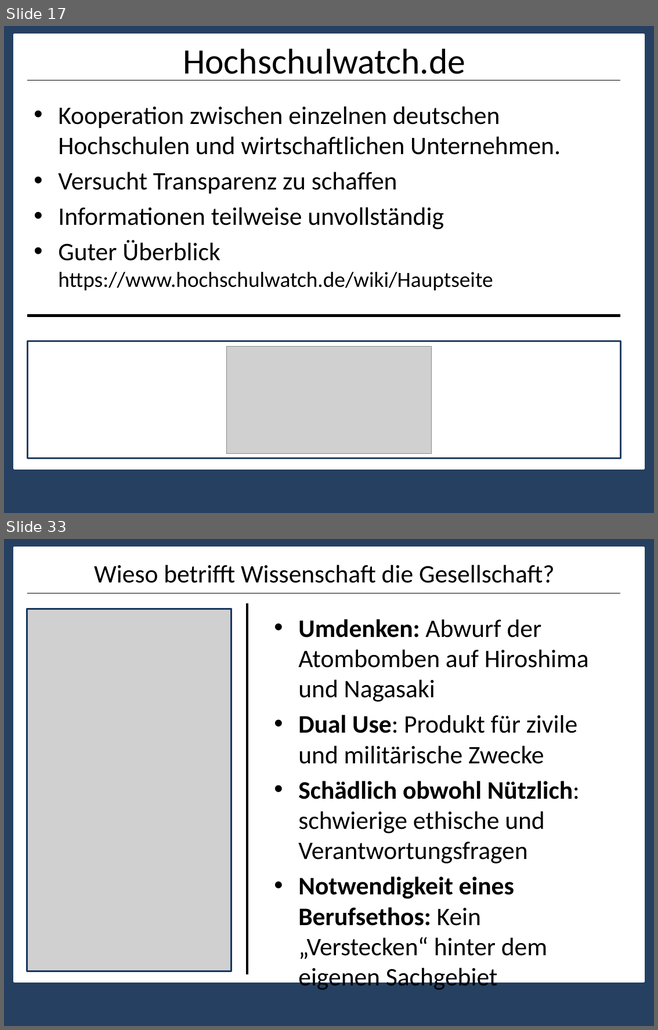
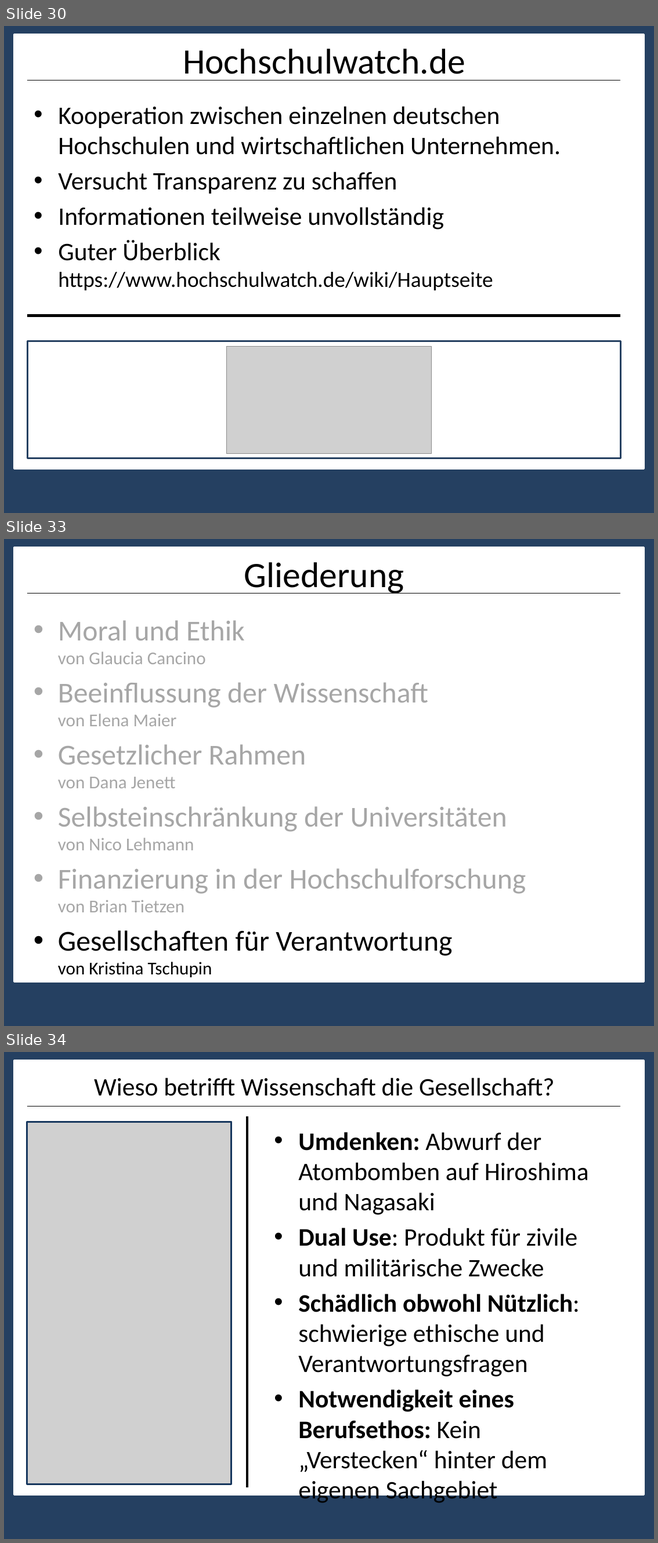
Before and after one commit to nicolehm/PMWK, a slide deck: Präsentation1.pptx. Shown one above the other, each under a label of ours: slides 17 and 33 before the commit, slides 30, 33 and 34 after it; the slides between them are not shown. The pictures are 658x1030 and 658x1543 pixels, drawn with LibreOffice and Linux fonts; fonts in the diff are those of the drawing; grey boxes stand for pictures. Boxes give left, top, right and bottom in pixels: in the first picture for what was removed or moved away, otherwise in the second. Text is boxed around its words. In the diff, an @@ line names an element or a change of style, - is before the commit and + after.

```diff
--- a/Präsentation1.pptx
+++ b/Präsentation1.pptx
@@ slide 33 added at box(4, 539, 654, 1026), background #254061; not listed: 2 template elements that a slide beside it also shows @@
@@ title added at box(244, 562, 404, 594), 39.6 pt, text #000000 @@
+Gliederung
@@ text added at box(58, 620, 526, 977), 32 pt, text #A6A6A6 @@
+• Moral und Ethik
+  von Glaucia Cancino
+• Beeinflussung der Wissenschaft
+  von Elena Maier
+• Gesetzlicher Rahmen
+  von Dana Jenett
+• Selbsteinschränkung der Universitäten
+  von Nico Lehmann
+• Finanzierung in der Hochschulforschung
+  von Brian Tietzen
+• Gesellschaften für Verantwortung
+  von Kristina Tschupin
@@ what was slide 17 is now slide 30 @@
@@ what was slide 33 is now slide 34 @@
```
Also in this commit, not shown: 8 slides changed, 9 other slides added, 5 slides removed.
